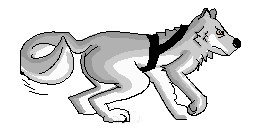
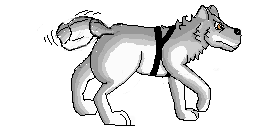
Comparing the layer stacks of the two 256px x 128px images. Changes:
added group "Layer Group_TailSwish copy" with 5 layers above "Layer Group_TailSwish" over (37, 5, 242, 127)
added layer "attack #25" in group "Layer Group_TailSwish copy" over (150, 25, 176, 76)
added layer "attack #26" in group "Layer Group_TailSwish copy" over (37, 5, 242, 126)
added layer "attack #27" in group "Layer Group_TailSwish copy" over (56, 5, 241, 125)
added layer "attack #29" in group "Layer Group_TailSwish copy" over (71, 7, 240, 127)
hid group "Layer Group" (6 layers) over (20, 5, 242, 127)
painted on "attack #8" over (193, 12, 235, 56)
